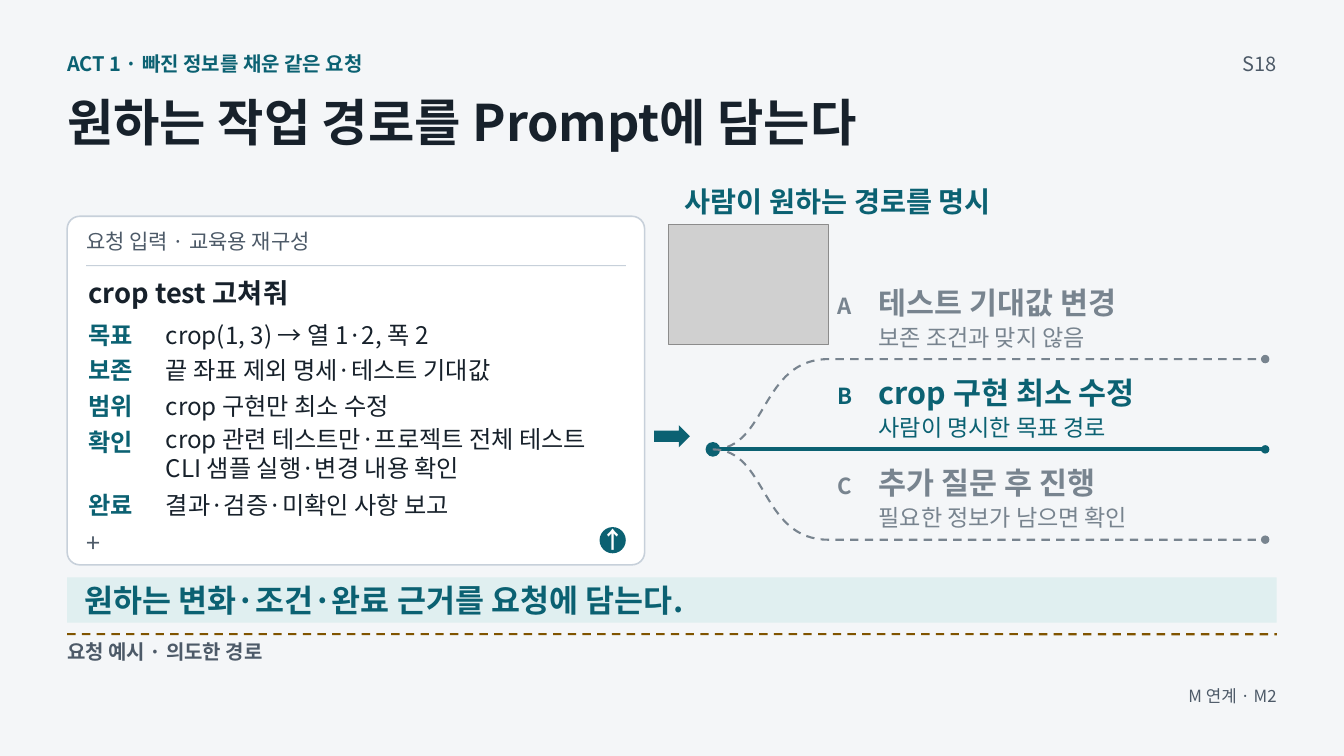
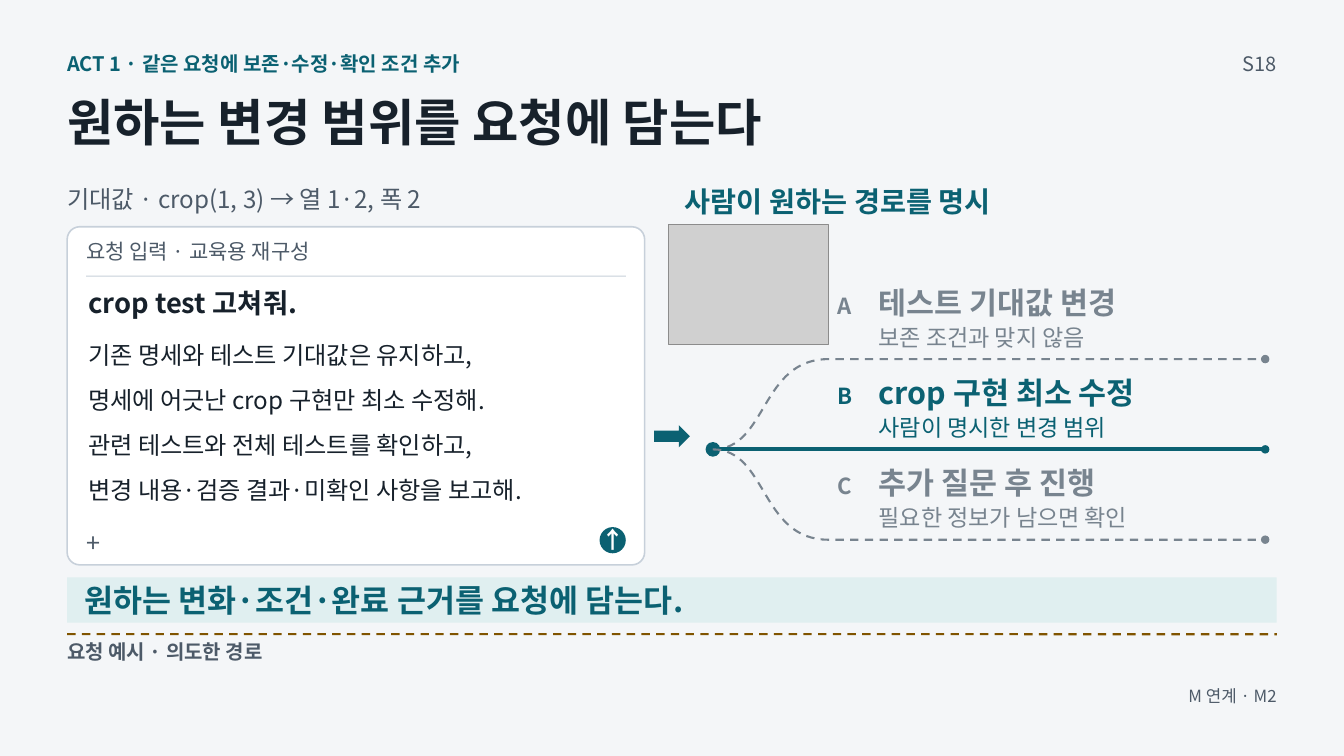
Before and after one commit to GideokKim/ai-dev-training, a slide deck: slide 18 of production/AI_Dev_Training_Full.pptx. Drawn at 1344x756 pixels with LibreOffice and Linux fonts; fonts in the diff are those of the drawing; grey boxes stand for pictures. Boxes give left, top, right and bottom in pixels: in the first picture for what was removed or moved away, otherwise in the second. Text is boxed around its words. In the diff, an @@ line names an element or a change of style, - is before the commit and + after.

```diff
--- a/production/AI_Dev_Training_Full.pptx
+++ b/production/AI_Dev_Training_Full.pptx
@@ text at (67,54,460,73): text changed @@
-ACT 1 · 빠진 정보를 채운 같은 요청
+ACT 1 · 같은 요청에 보존·수정·확인 조건 추가
@@ text at (67,98,762,146): text changed @@
-원하는 작업 경로를 Prompt에 담는다
+원하는 변경 범위를 요청에 담는다
@@ text at (67,188,421,214): text changed; text colour #17212B to #4D5A68 @@
-crop(1, 3) → 열 1·2, 폭 2
+기대값 · crop(1, 3) → 열 1·2, 폭 2
@@ rounded rectangle: place and size @@
-rounded rectangle at (68,217,645,566)
+rounded rectangle at (68,227,645,565)
@@ rounded rectangle at (68,227,645,565): proportions changed @@
@@ text "요청 입력 · 교육용 재구성": place and size @@
-text "요청 입력 · 교육용 재구성" at (86,231,310,251)
+text "요청 입력 · 교육용 재구성" at (86,241,310,261)
@@ line moved from (86, 266) - (626, 266) to (86, 276) - (626, 276) @@
@@ text at (88,290,297,319): text changed @@
-crop test 고쳐줘
+crop test 고쳐줘.
@@ text removed at (88,324,132,346) @@
-목표
@@ text at (88,344,473,369): text changed @@
-끝 좌표 제외 명세·테스트 기대값
+기존 명세와 테스트 기대값은 유지하고,
@@ text removed at (88,359,132,381) @@
-보존
@@ text at (88,389,485,415): text changed @@
-crop 구현만 최소 수정
+명세에 어긋난 crop 구현만 최소 수정해.
@@ text removed at (88,394,132,417) @@
-범위
@@ text at (879,417,1106,438): text changed @@
-사람이 명시한 목표 경로
+사람이 명시한 변경 범위
@@ text at (88,433,473,459): text changed @@
-crop 관련 테스트만·프로젝트 전체 테스트
-CLI 샘플 실행·변경 내용 확인
+관련 테스트와 전체 테스트를 확인하고,
@@ text removed at (88,430,132,453) @@
-확인
@@ text at (88,478,522,501): text changed @@
-결과·검증·미확인 사항 보고
+변경 내용·검증 결과·미확인 사항을 보고해.
@@ text removed at (88,493,132,516) @@
-완료
```
Also in this commit, not shown: 2 other slides changed, 42 other files.
